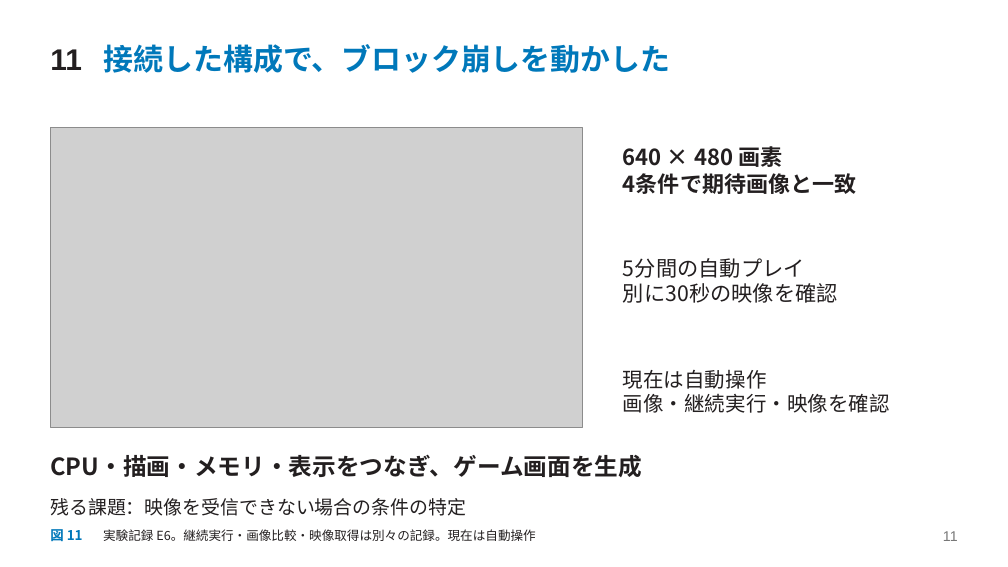
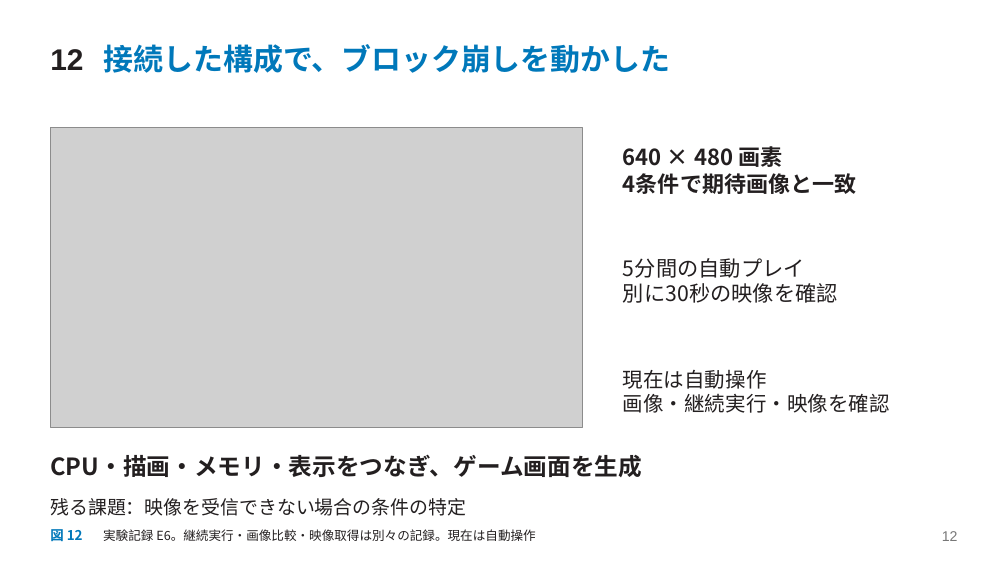
Before and after one commit to SoshiroFujimori/wally-game-console-research, a slide deck: slide 12 of docs/presentation/中間発表_主要事項.pptx (slide 11 before the commit). Drawn at 1008x567 pixels with LibreOffice and Linux fonts; fonts in the diff are those of the drawing; grey boxes stand for pictures. Boxes give left, top, right and bottom in pixels: in the first picture for what was removed or moved away, otherwise in the second. Text is boxed around its words. In the diff, an @@ line names an element or a change of style, - is before the commit and + after.

```diff
--- a/docs/presentation/中間発表_主要事項.pptx
+++ b/docs/presentation/中間発表_主要事項.pptx
@@ text at (50,49,83,70): text changed @@
-11
+12
@@ text at (50,526,83,544): text changed @@
-図 11
+図 12
@@ text at (942,531,958,541): text changed @@
-11
+12
```
Also in this commit, not shown: 7 other slides changed, 4 slides added, 3 slides removed, 22 other files.
